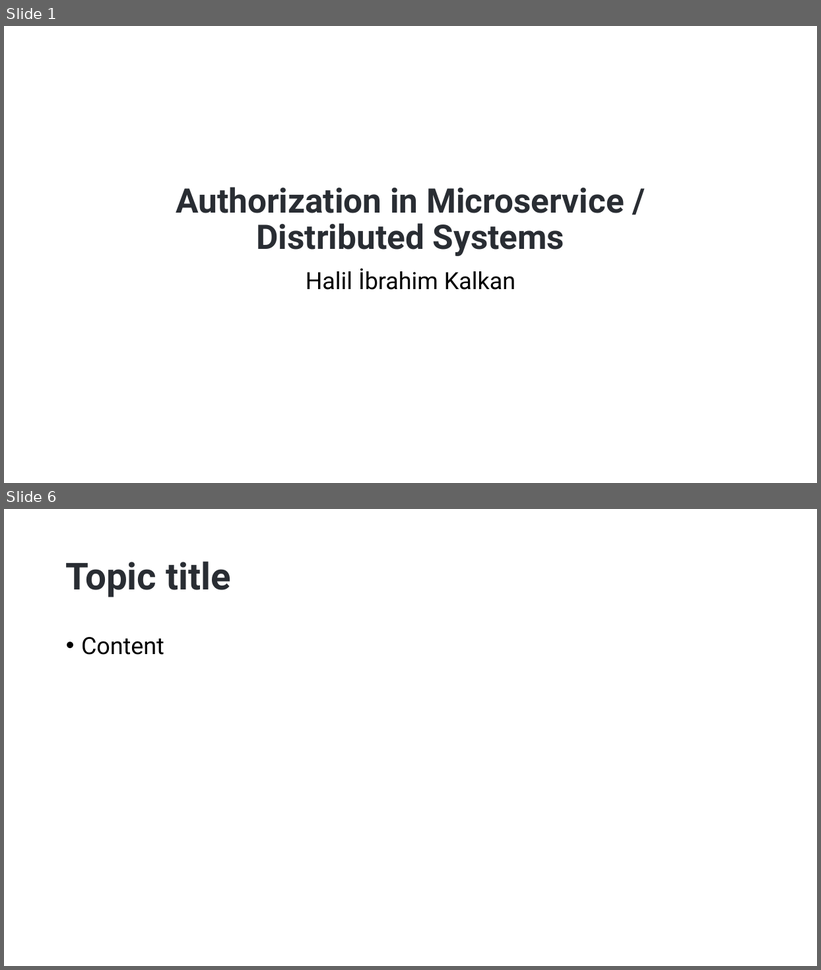
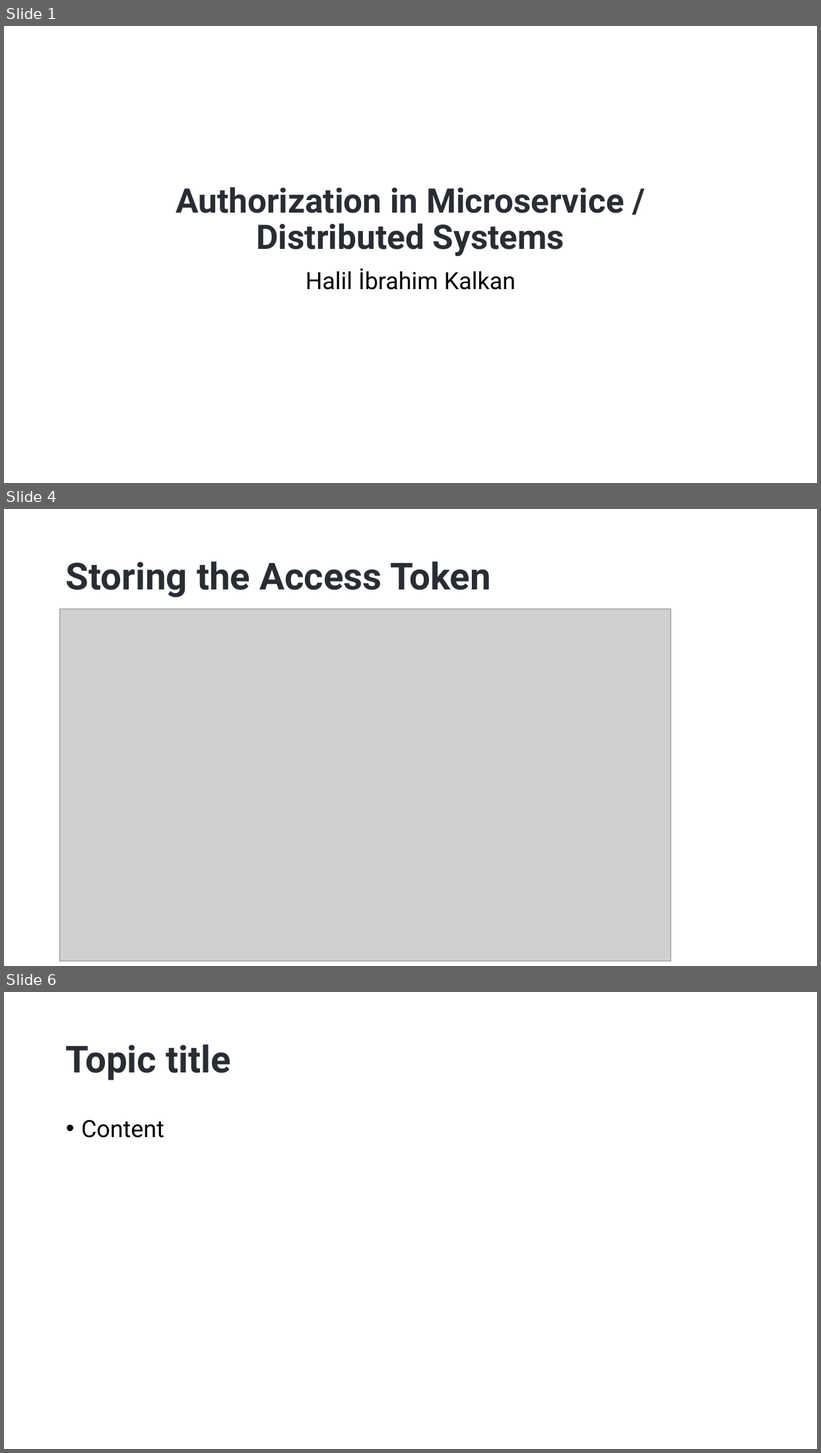
Before and after one commit to hikalkan/presentations, a slide deck: 2022-10-15 Authorization-In-Distributed-Systems/Authorization-In-Distributed-Systems.pptx. Shown one above the other, each under a label of ours: slides 1 and 6 before the commit, slides 1, 4 and 6 after it; the slides between them are not shown. The pictures are 821x970 and 821x1453 pixels, drawn with LibreOffice and Linux fonts; fonts in the diff are those of the drawing; grey boxes stand for pictures; background and template pictures are left out. Boxes give left, top, right and bottom in pixels: in the first picture for what was removed or moved away, otherwise in the second. Text is boxed around its words. In the diff, an @@ line names an element or a change of style, - is before the commit and + after.

```diff
--- a/2022-10-15 Authorization-In-Distributed-Systems/Authorization-In-Distributed-Systems.pptx
+++ b/2022-10-15 Authorization-In-Distributed-Systems/Authorization-In-Distributed-Systems.pptx
@@ slide 4 added at bbox=[4, 509, 817, 966], background picture (left out) @@
@@ title added at bbox=[66, 561, 491, 597], 44 pt, text #292D33, bold @@
+Storing the Access Token
@@ picture added at bbox=[60, 609, 671, 961] @@
```
Also in this commit, not shown: 3 other slides added, 4 slides removed.
